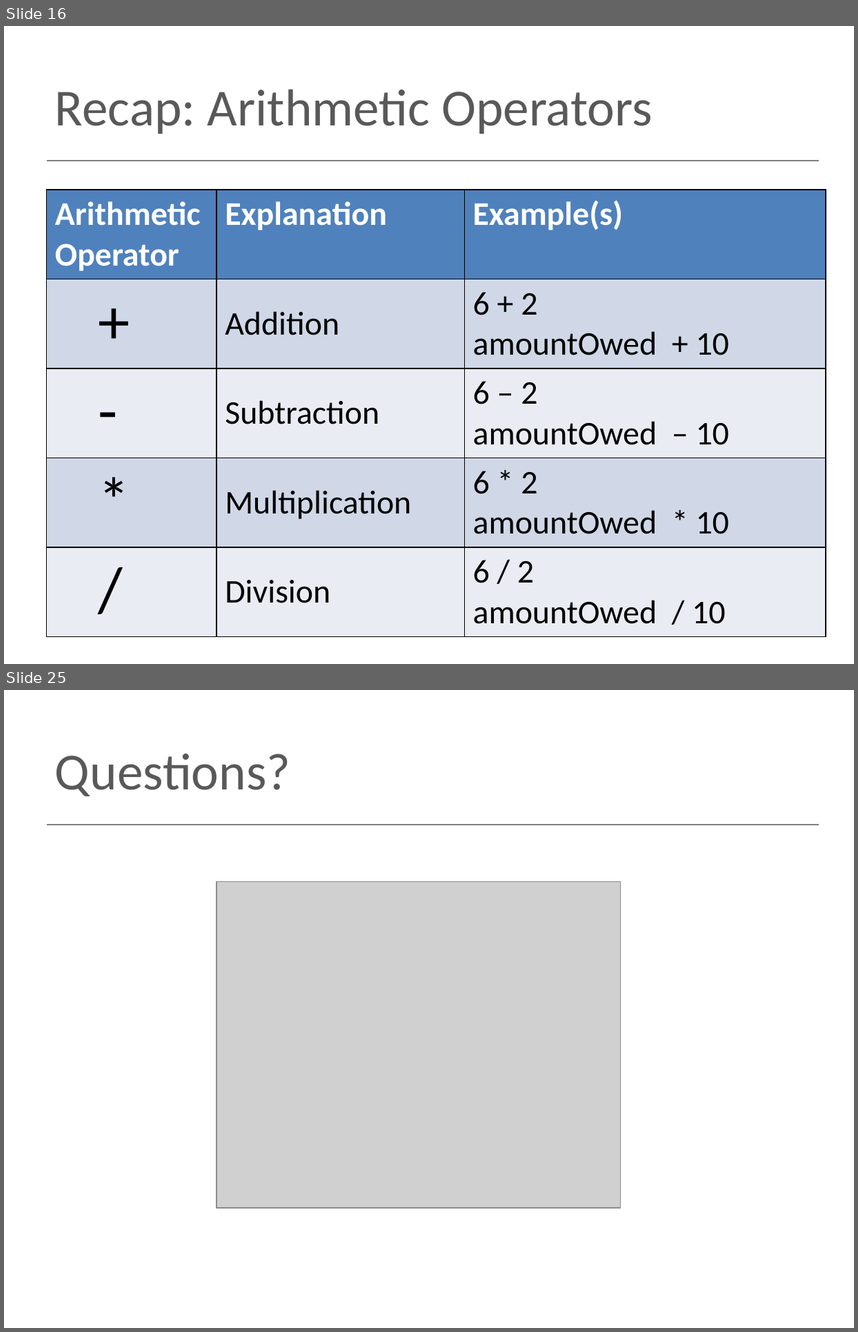
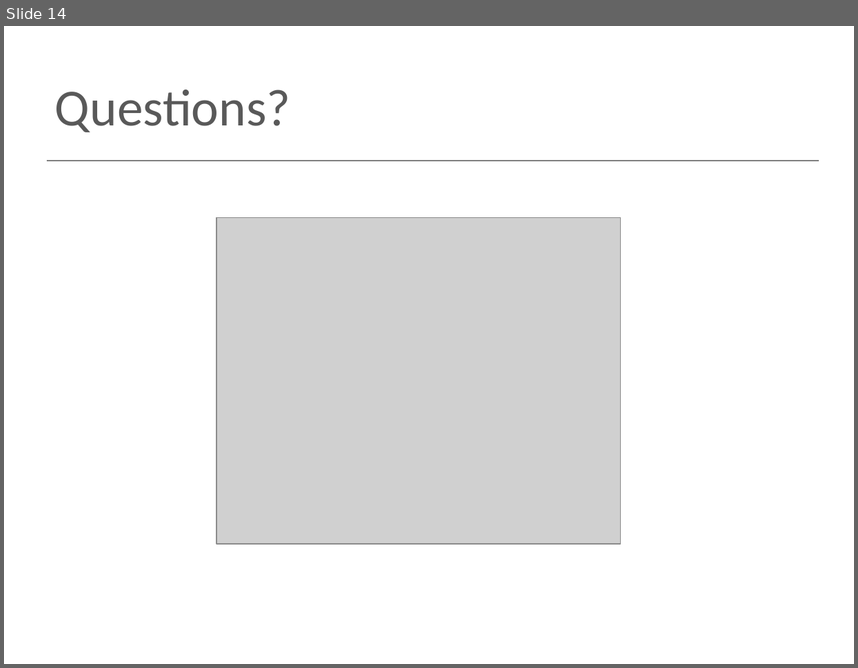
Before and after one commit to sdrohan/processing-for-ty, a slide deck: topic05/talk-1/a-processing-mouse-events.pptx. Shown one above the other, each under a label of ours: slides 16 and 25 before the commit, slide 14 after it; the slides between them are not shown. The pictures are 858x1332 and 858x668 pixels, drawn with LibreOffice and Linux fonts; fonts in the diff are those of the drawing; grey boxes stand for pictures. Boxes give left, top, right and bottom in pixels: in the first picture for what was removed or moved away, otherwise in the second. Text is boxed around its words. In the diff, an @@ line names an element or a change of style, - is before the commit and + after.

```diff
--- a/topic05/talk-1/a-processing-mouse-events.pptx
+++ b/topic05/talk-1/a-processing-mouse-events.pptx
@@ slide 16 removed at (x1=4, y1=26, x2=854, y2=664), background #FFFFFF; not listed: 1 template element that a slide beside it also shows @@
@@ title removed at (x1=55, y1=89, x2=652, y2=134) @@
-Recap: Arithmetic Operators
@@ table removed at (x1=47, y1=190, x2=826, y2=628), 5 rows, 3 columns @@
-Arithmetic Operator | Explanation | Example(s)
-+ | Addition | 6 + 2 / amountOwed + 10
-- | Subtraction | 6 – 2 / amountOwed – 10
-* | Multiplication | 6 * 2 / amountOwed * 10
-/ | Division | 6 / 2 / amountOwed / 10
@@ what was slide 25 is now slide 14 @@
```
Also in this commit, not shown: 1 slide changed, 10 other slides removed, 37 other files.
